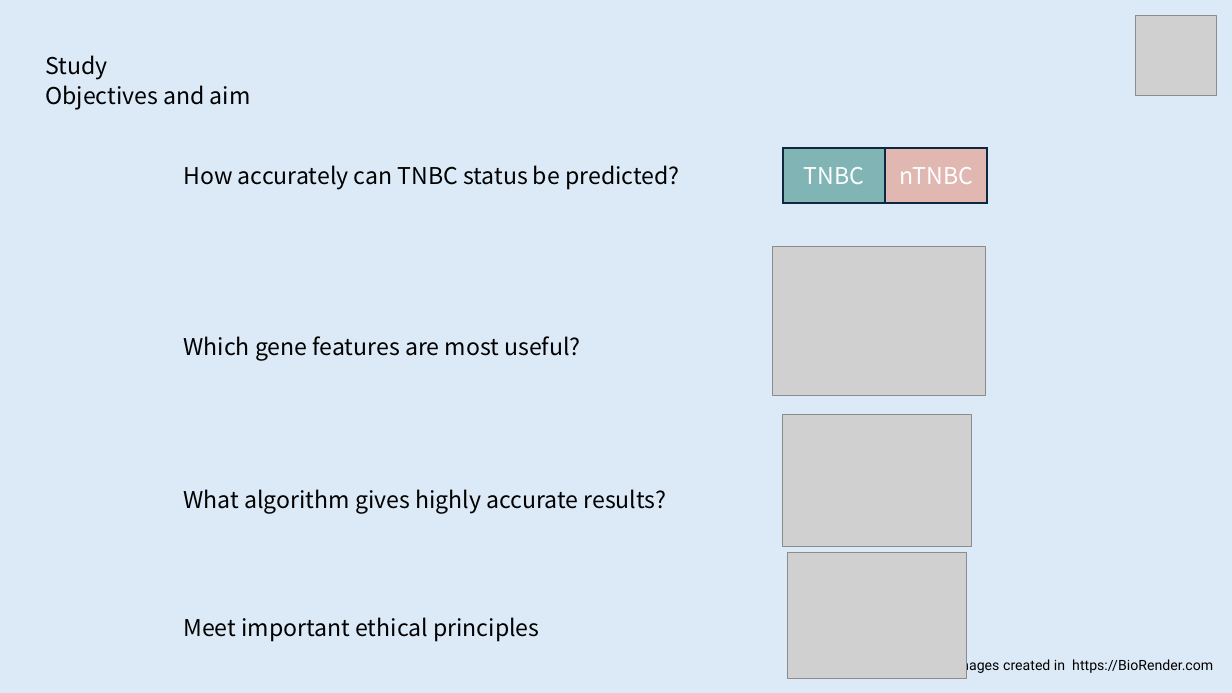
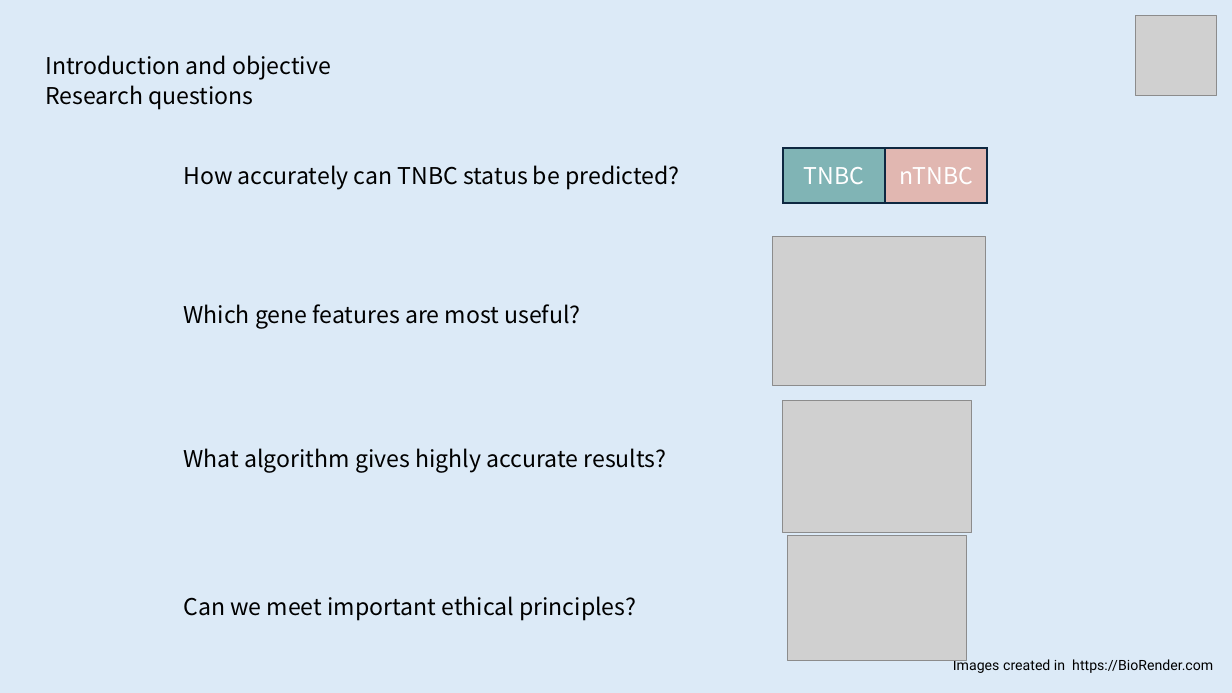
Before and after one commit to rhlt/tnbc, a slide deck: slide 4 of CapstoneProject_FinalPresentation.pptx (slide 3 before the commit). Drawn at 1232x693 pixels with LibreOffice and Linux fonts; fonts in the diff are those of the drawing; grey boxes stand for pictures. Boxes give left, top, right and bottom in pixels: in the first picture for what was removed or moved away, otherwise in the second. Text is boxed around its words. In the diff, an @@ line names an element or a change of style, - is before the commit and + after.

Commit message:
Presentation slides

```diff
--- a/CapstoneProject_FinalPresentation.pptx
+++ b/CapstoneProject_FinalPresentation.pptx
@@ text at [45, 55, 331, 79]: text changed @@
-Study
+Introduction and objective
@@ text at [45, 85, 253, 110]: text changed @@
-Objectives and aim
+Research questions
@@ picture: place and size @@
-picture at [773, 247, 986, 396]
+picture at [773, 237, 986, 386]
@@ text "Which gene features are most ...": place and size @@
-text "Which gene features are most ..." at [183, 336, 581, 361]
+text "Which gene features are most ..." at [183, 304, 581, 329]
@@ picture: place and size @@
-picture at [783, 414, 972, 546]
+picture at [783, 400, 972, 532]
@@ text "What algorithm gives highly accurate ...": place and size @@
-text "What algorithm gives highly accurate ..." at [183, 489, 667, 513]
+text "What algorithm gives highly accurate ..." at [183, 448, 667, 473]
@@ picture: place and size @@
-picture at [787, 553, 967, 678]
+picture at [787, 535, 967, 661]
@@ text at [183, 596, 636, 620]: text changed @@
-Meet important ethical principles
+Can we meet important ethical principles?
```
Also in this commit, not shown: 14 other slides changed, 4 slides added, 2 slides removed, 1 other file.
